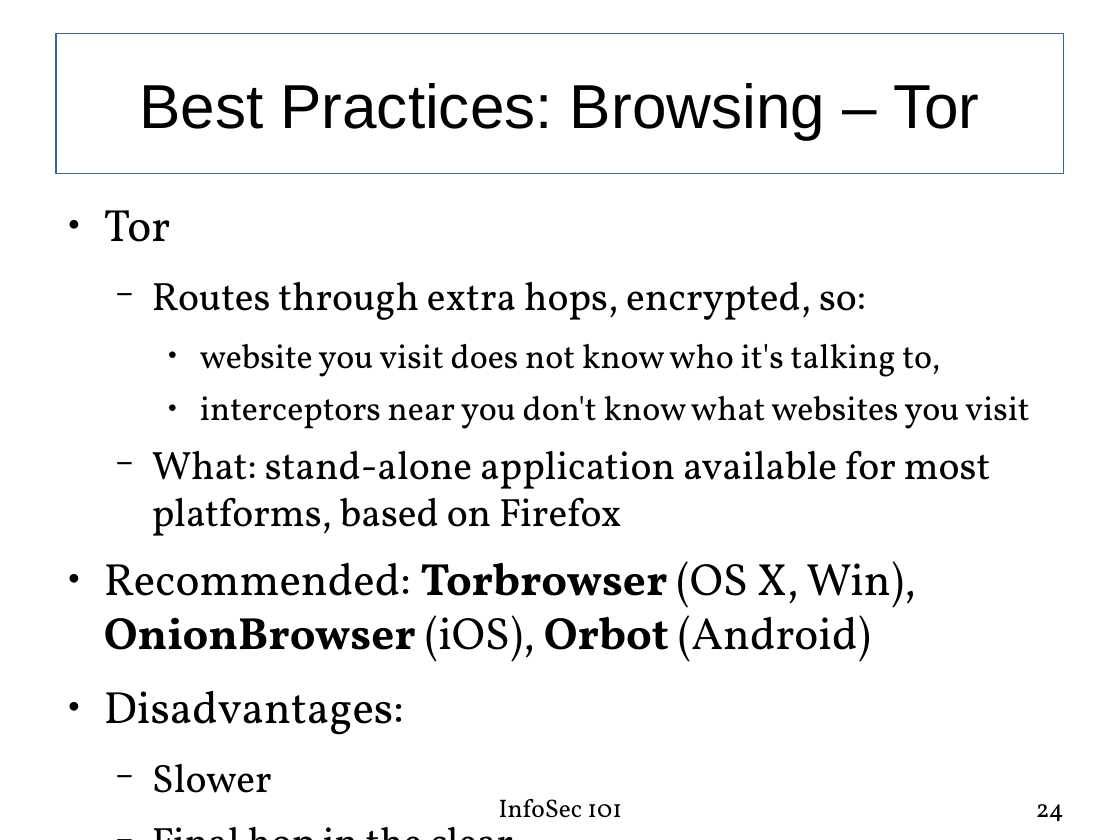
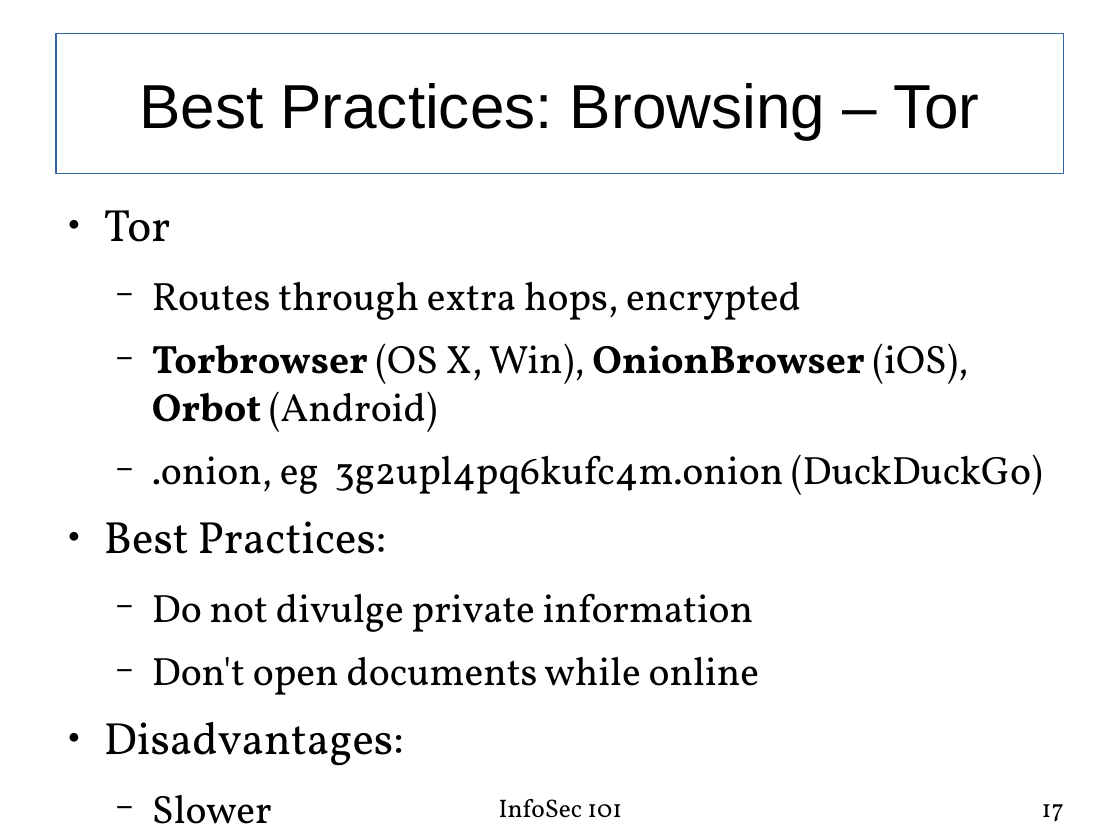
Before and after one commit to fabianlischka/InfoSec101, a slide deck: slide 17 of public/presentations/InfoSec101-Presentation-FCC-2015-02-26.odp (slide 24 before the commit). Drawn at 1120x840 pixels with LibreOffice and Linux fonts; fonts in the diff are those of the drawing. Boxes give left, top, right and bottom in pixels: in the first picture for what was removed or moved away, otherwise in the second. Text is boxed around its words. In the diff, an @@ line names an element or a change of style, - is before the commit and + after.

```diff
--- a/public/presentations/InfoSec101-Presentation-FCC-2015-02-26.odp
+++ b/public/presentations/InfoSec101-Presentation-FCC-2015-02-26.odp
@@ text at (104, 281, 1042, 695): text changed @@
-  − Routes through extra hops, encrypted, so:
-    ● website you visit does not know who it's talking to,
-    ● interceptors near you don't know what websites you visit
-  − What: stand-alone application available for most platforms, based on Firefox
-● Recommended: Torbrowser (OS X, Win), OnionBrowser (iOS), Orbot (Android)
+  − Routes through extra hops, encrypted
+  − Torbrowser (OS X, Win), OnionBrowser (iOS), Orbot (Android)
+  − .onion, eg 3g2upl4pq6kufc4m.onion (DuckDuckGo)
+● Best Practices:
+  − Do not divulge private information
+  − Don't open documents while online
@@ page number at (1042, 804, 1064, 822): text changed @@
-24
+17
```
Also in this commit, not shown: 22 other slides changed, 14 slides removed, 1 other file.
